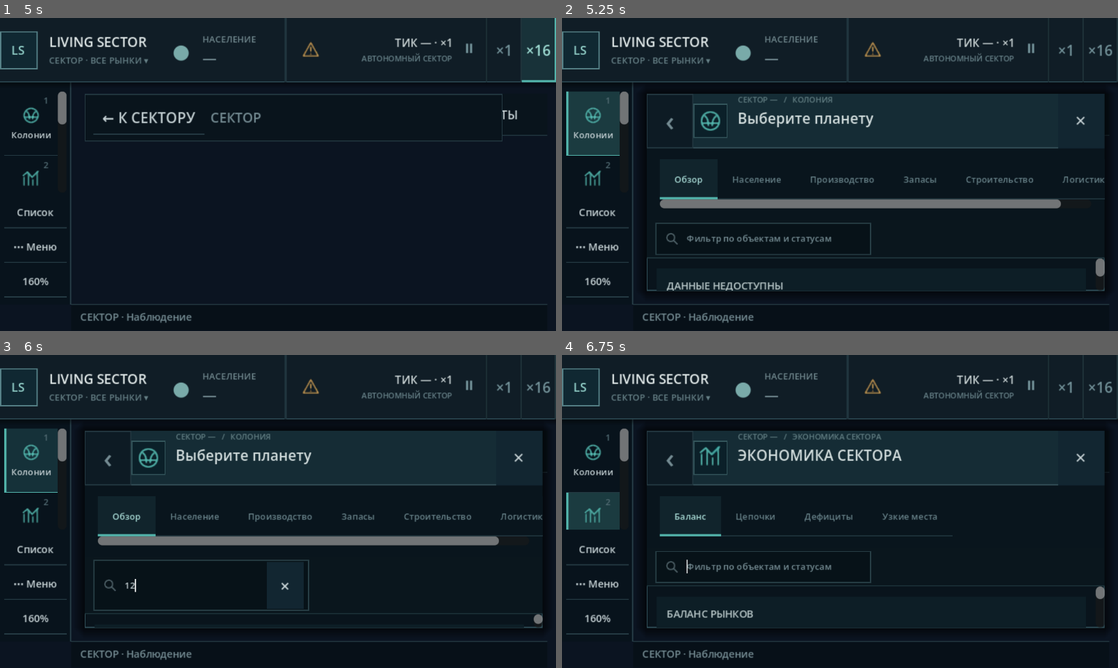
Above: before the commit, frames 1-4 (two rows, left to right).
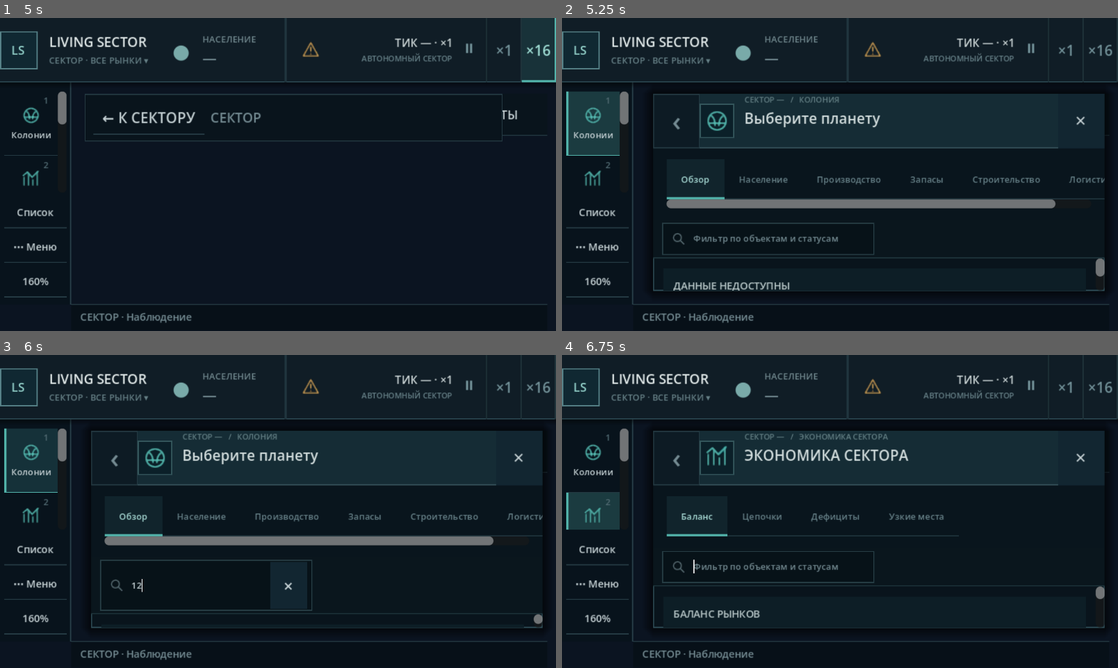
Above: after the commit, the same moments.

Repository: Mefits/Living-Sector
Game: Godot game, scene res://scenes/main.tscn
The game is run twice, just before and just after one commit, with the same random seed, the same clock (stepped at 60 frames per second) and the same inputs.
Inputs (mouse positions are in pixels of both pictures, inside the frame that each line leads up to):
- Up to frame 1 (5 s): click "СЕКТОР · ВСЕ РЫНКИ ▾" at 0.5 s; click (311, 49) at 1.25 s; click "0" at 2 s; click "⏸" at 2.75 s; click "×1" at 3.5 s; click "×16" at 4.25 s
- Up to frame 2 (5.25 s): click "1" at 5 s
- Up to frame 3 (6 s): click (211, 577) at 5.77 s; type "12" at 5.85 s
- Up to frame 4 (6.75 s): click "2" at 6.5 s

Frame 1 is identical in both runs. In frame 2, 2.7% of the frame differs, in the area x 15-98%, y 24-88%; in frame 3, 2.3%; in frame 4, 2.6%.

Commit message:
feat(ui): align responsive management workspace with Figma desktop geometry [skip ci]

Diff:
--- a/godot/scripts/view/ls_ui_layout.gd
+++ b/godot/scripts/view/ls_ui_layout.gd
@@ -34,20 +34,24 @@
         out_width + GUTTER + 8.0 if show_outliner and not overlay else GUTTER)
     var left: float = minf(vw - GUTTER, RAIL_W + GUTTER)
     var right: float = maxf(left, vw - reserved_right)
+    # Figma Make .management-window has left:82px and top:22px within
+    # the content viewport (below the persistent 58px HUD).
+    var window_left: float = minf(right, RAIL_W + 18.0)
     var available_height: float = maxf(0.0, vh - top - FOOT_H)
     var window_top: float = top + (
-        64.0 if available_height >= 480.0 else 10.0)
+        22.0 if available_height >= 480.0 else 10.0)
     var window_bottom: float = maxf(window_top + 1.0, vh - FOOT_H - 12.0)
-    var window_width: float = minf(930.0, maxf(0.0, right - left))
+    var window_width: float = minf(920.0, maxf(0.0, right - window_left))
     var selection_width: float = minf(360.0, maxf(0.0, right - left))
     return {
         "viewport_width": vw, "viewport_height": vh, "top": top,
         "left": left, "right": right,
         "show_outliner": show_outliner, "out_width": out_width,
         "outliner_overlay": overlay,
+        "window_left": window_left,
         "window_top": window_top,
         "window_bottom": window_bottom,
-        "window_right": minf(right, left + window_width),
+        "window_right": minf(right, window_left + window_width),
         "selection_left": right - selection_width,
         "selection_right": right,
         "breadcrumb_right": minf(right, left + 376.0),
--- a/godot/scripts/view/strategy_ui.gd
+++ b/godot/scripts/view/strategy_ui.gd
@@ -914,12 +914,15 @@
         _outliner_reopen.offset_top = header_h + 10.0
         _outliner_reopen.offset_bottom = header_h + 48.0
     if _nav_panel != null:
+        # Workspace contains its own breadcrumbs; when open the persistent
+        # map breadcrumb would otherwise peek out under the floating window.
+        _nav_panel.visible = (_window == null or not _window.visible)
         _nav_panel.offset_left = left
         _nav_panel.offset_right = float(layout["breadcrumb_right"])
         _nav_panel.offset_top = header_h + 10.0
         _nav_panel.offset_bottom = header_h + 53.0
     if _window != null:
-        _window.offset_left = left
+        _window.offset_left = float(layout["window_left"])
         _window.offset_right = float(layout["window_right"])
         _window.offset_top = float(layout["window_top"])
         _window.offset_bottom = float(layout["window_bottom"]) - vh
@@ -944,7 +947,8 @@
     if _footer_panel != null:
         _footer_panel.offset_left = RAIL_W
         _footer_panel.offset_right = (
-            -(out_w + 8.0) if show_outliner else -8.0)
+            -(out_w + 8.0) if show_outliner and
+            not bool(layout["outliner_overlay"]) else -8.0)
         _footer_panel.offset_top = -FOOT_H
         _footer_panel.offset_bottom = 0.0
 
Not shown, changed: godot/ui_reference/figma_make_v1/STATUS.md
